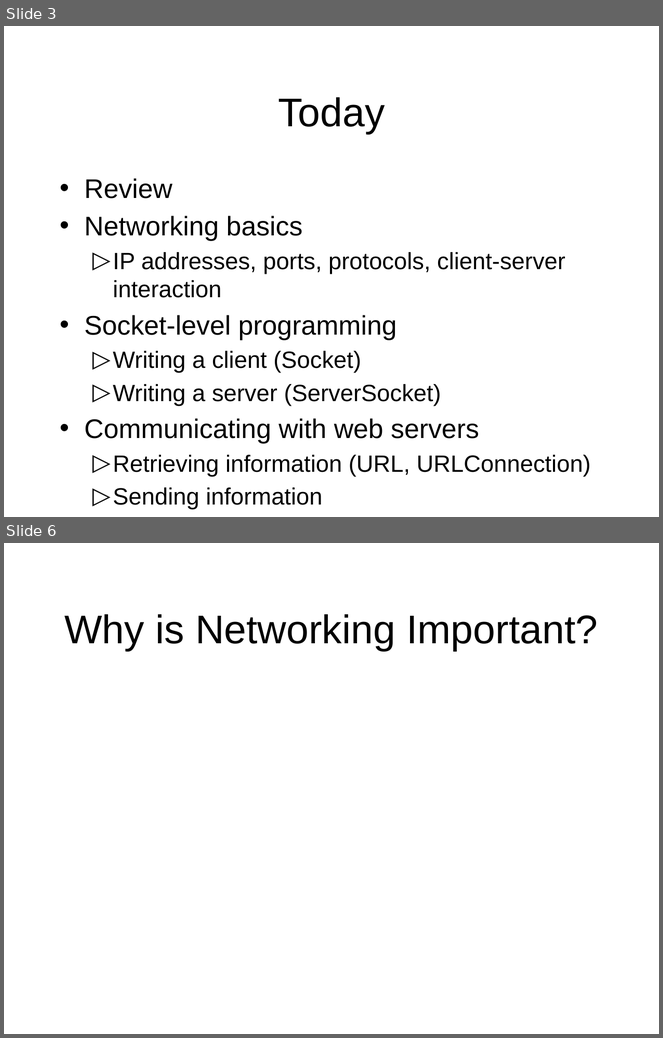
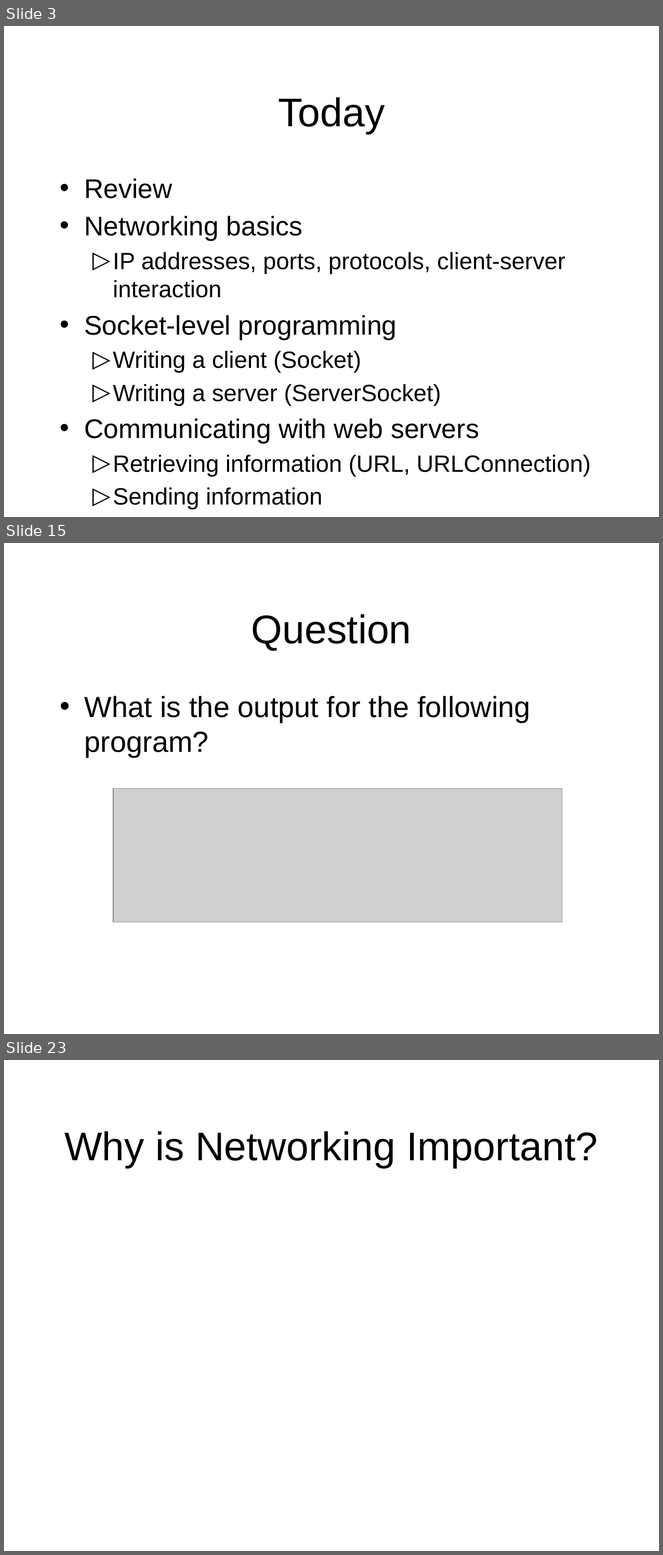
Before and after one commit to octaviordz/zjnu2017.github.io, a slide deck: OOP/lectures/120--Network.Programming.pptx. Shown one above the other, each under a label of ours: slides 3 and 6 before the commit, slides 3, 15 and 23 after it; the slides between them are not shown. The pictures are 663x1038 and 663x1555 pixels, drawn with LibreOffice and Linux fonts; fonts in the diff are those of the drawing; grey boxes stand for pictures. Boxes give left, top, right and bottom in pixels: in the first picture for what was removed or moved away, otherwise in the second. Text is boxed around its words. In the diff, an @@ line names an element or a change of style, - is before the commit and + after.

Commit message:
Update slides with review questions for lecture.

```diff
--- a/OOP/lectures/120--Network.Programming.pptx
+++ b/OOP/lectures/120--Network.Programming.pptx
@@ slide 15 added at <box>4,543,659,1034</box>, background #FFFFFF @@
@@ title added at <box>252,614,412,651</box>, 44 pt, text #000000 @@
+Question
@@ text added at <box>84,696,531,758</box>, 32 pt, text #000000 @@
+• What is the output for the following program?
@@ picture added at <box>113,788,563,923</box> @@
@@ what was slide 6 is now slide 23 @@
```
Also in this commit, not shown: 2 slides changed, 16 other slides added, 2 other files.
